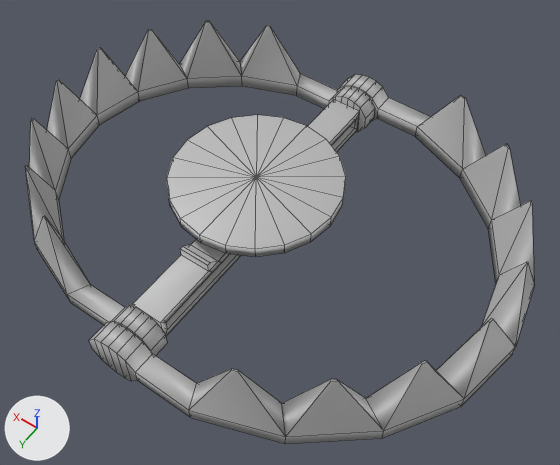
A saved change to the FBX model FunGame/Assets/GameAssets/Props/Carman/BearTrap/BearTrap.fbx.
Both versions are drawn from a camera (50 mm lens) standing at (-0.478, 0.608, 0.947) and looking at (-0.061, 0.024, 0.029). Every picture has the same lights, and +X, +Y and +Z are marked at lower left. Mesh edges are drawn as thin lines. Where no turn or scale is listed for an object, it has been applied to the vertices.

Names of what the first picture shows: 'BearTrapBase', 'BearTrapClaw1', 'BearTrapClaw2'.
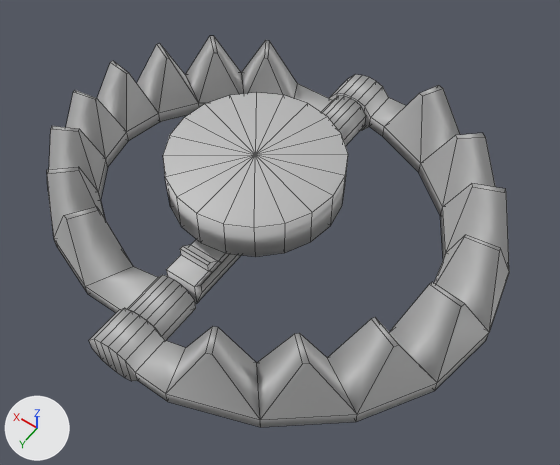
Commit message: bear trap better

Location of each change, (x1, y1, x2, y2) in pixels of the pictures (560 x 465 px; the box of a moved part takes in the faces that stretch with it):
```json
{"object": "BearTrapClaw2", "change": "reshaped", "before": [89, 74, 535, 444], "after": [89, 74, 509, 427]}
{"object": "BearTrapClaw1", "change": "reshaped, moved, rescaled", "before": [25, 21, 375, 356], "after": [47, 36, 366, 340], "on screen": "9% narrower, 9% shorter"}
{"object": "BearTrapBase", "change": "reshaped", "before": [132, 100, 359, 336], "after": [163, 92, 348, 303], "on screen": "18% narrower, 11% shorter"}
{"part": 1, "of": "me_mesh_002", "change": "moved or reshaped", "before": [101, 76, 535, 444], "after": [101, 76, 509, 427]}
```

The change, as JSON lines over the scene's bpy script:
```json
{"block": "me_mesh_002", "where": "# used by ob_beartrapclaw2; location = (0.0, 0.0, 0.022)"}
{"op": "remove", "block": "me_mesh_002", "code": "me_mesh_002.from_pydata(...)  # 124 vertices, 122 faces; spans x -0.432..0.042, y -0.325..0.325, z -0.039..0.112"}
{"op": "add", "block": "me_mesh_002", "code": "me_mesh_002.from_pydata(...)  # 124 vertices, 122 faces; spans x -0.393..0.042, y -0.325..0.325, z -0.039..0.112"}
{"block": "me_mesh_002", "change": "me_mesh_002 part 1: 96 of 124 vertices moved; they spanned x -0.432..0.042, y -0.325..0.325, z -0.039..0.112 and now span x -0.393..0.042, y -0.325..0.325, z -0.039..0.112; mean shift (0.038, 0.0, 0.0); largest move (-0.396, -0.05, 0.111) -> (-0.311, -0.045, 0.111)"}
{"block": "me_mesh", "where": "# used by ob_beartrapbase; parent = ob_beartrap; location = (-0.0000114, 34.88, 0.0)"}
{"op": "remove", "block": "me_mesh", "code": "me_mesh.from_pydata(...)  # 114 vertices, 130 faces; spans x -100.0..100.0, y -34.0..34.0, z -202.0..202.0"}
{"op": "add", "block": "me_mesh", "code": "me_mesh.from_pydata(...)  # 118 vertices, 134 faces; spans x -100.0..100.0, y -34.0..70.0, z -149.0..149.0"}
{"block": "me_mesh", "change": "me_mesh part 2"}
{"block": "me_mesh", "change": "4 faces are deleted"}
{"block": "me_mesh", "change": "21 vertices in x -100.0..100.0, y 34.0, z -100.0..100.0 move by (0.0, 36.0, 0.0)"}
{"block": "me_mesh", "change": "4 vertices in x -19.0..19.0, y -34.0..-2.0, z 192.0 move by (0.0, 0.0, -55.0)"}
{"block": "me_mesh", "change": "4 vertices in x -19.0..19.0, y -34.0..-2.0, z -192.0 move by (0.0, 0.0, 55.0)"}
{"block": "me_mesh", "change": "4 vertices in x -19.0..19.0, y -26.0..-11.0, z -184.0 move by (0.0, 0.0, 57.0)"}
{"block": "me_mesh", "change": "4 vertices in x -19.0..19.0, y -26.0..-11.0, z 184.0 move by (0.0, 0.0, -57.0)"}
{"block": "me_mesh", "change": "4 vertices in x -4.0..4.0, y -24.0..-17.0, z 202.0 move by (0.0, 0.0, -53.0)"}
{"block": "me_mesh", "change": "4 vertices move from x -4.0..4.0, y -24.0..-17.0, z -202.0 to x -4.0..4.0, y -24.0..-17.0, z -149.0"}
{"block": "me_mesh", "change": "4 vertices are added at (19.0, -34.0, 0.0), (19.0, -26.0, 0.0), (-19.0, -26.0, 0.0), (-19.0, -34.0, 0.0)"}
{"block": "me_mesh", "change": "8 new faces join them"}
{"block": "me_mesh_001", "where": "me_mesh_001.from_pydata(...)  # 124 vertices, 122 faces; spans x -12.0..123.0, y -22.0..64.0, z -93.0..93.0"}
{"block": "me_mesh_001", "where": "# used by ob_beartrapclaw1; parent = ob_beartrap; location = (0.0, 16.73, 0.0); scale = (2.35, 1.31, 2.35)"}
{"block": "me_mesh_001", "change": "me_mesh_001 part 3: 62 of 124 vertices moved; they spanned x -12.0..113.0, y -22.0..64.0, z -83.0..83.0 and now span x -12.0..99.0, y -22.0..64.0, z -70.0..70.0; mean shift (-6.0, 0.0, 0.0); largest move (51.0, 64.0, 82.0) -> (43.0, 64.0, 69.0)"}
{"op": "set", "path": "ob_beartrapclaw1.parent", "old": "ob_beartrap", "new": "ob_beartrapbase"}
{"op": "set", "path": "ob_beartrapclaw1.location", "old": "(0.0, 16.73, 0.0)", "new": "(0.0000114, -18.15, 0.0)"}
{"op": "set", "path": "ob_beartrapclaw1.scale", "old": "(2.35, 1.31, 2.35)", "new": "(2.15, 1.2, 2.15)"}
```
